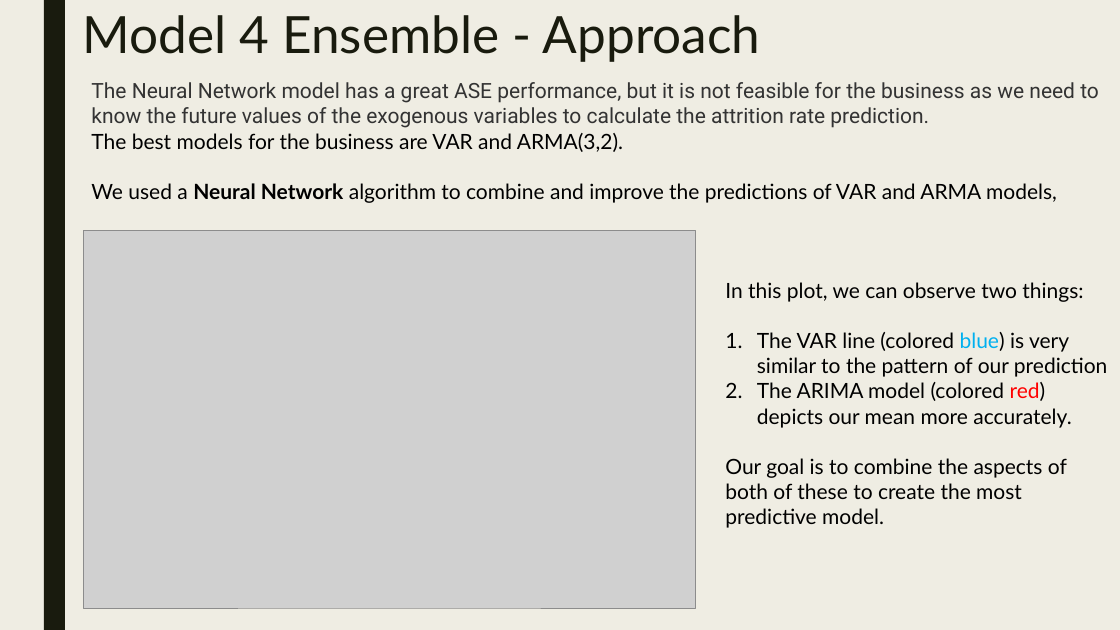
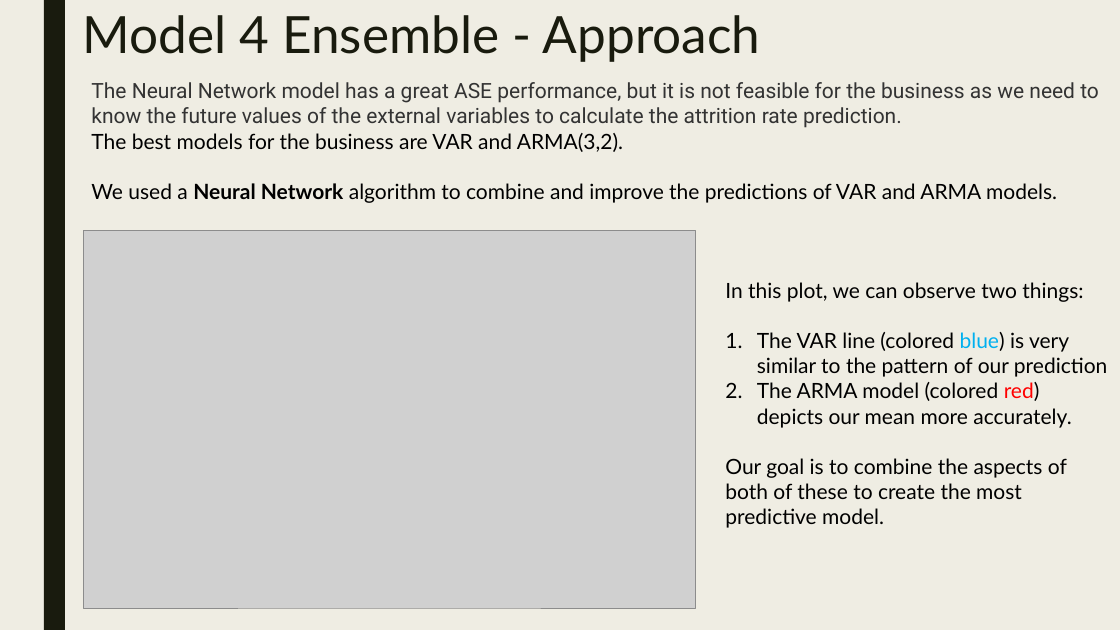
Before and after one commit to maxmoro/TimeSeriesProject, a slide deck: slide 12 of Attrition Analysis Part 2.pptx. Drawn at 1120x630 pixels with LibreOffice and Linux fonts; fonts in the diff are those of the drawing; grey boxes stand for pictures. Boxes give left, top, right and bottom in pixels: in the first picture for what was removed or moved away, otherwise in the second. Text is boxed around its words. In the diff, an @@ line names an element or a change of style, - is before the commit and + after.

```diff
--- a/Attrition Analysis Part 2.pptx
+++ b/Attrition Analysis Part 2.pptx
@@ text at [91, 82, 1099, 128]: text changed @@
-The Neural Network model has a great ASE performance, but it is not feasible for the business as we need to know the future values of the exogenous variables to calculate the attrition rate prediction.
+The Neural Network model has a great ASE performance, but it is not feasible for the business as we need to know the future values of the external variables to calculate the attrition rate prediction.
@@ text at [91, 183, 1057, 203]: text changed @@
-We used a Neural Network algorithm to combine and improve the predictions of VAR and ARMA models,
+We used a Neural Network algorithm to combine and improve the predictions of VAR and ARMA models.
@@ text at [757, 382, 1071, 428]: text changed @@
-2. The ARIMA model (colored red) depicts our mean more accurately.
+2. The ARMA model (colored red) depicts our mean more accurately.
```
Also in this commit, not shown: 15 other slides changed, 2 other files.
